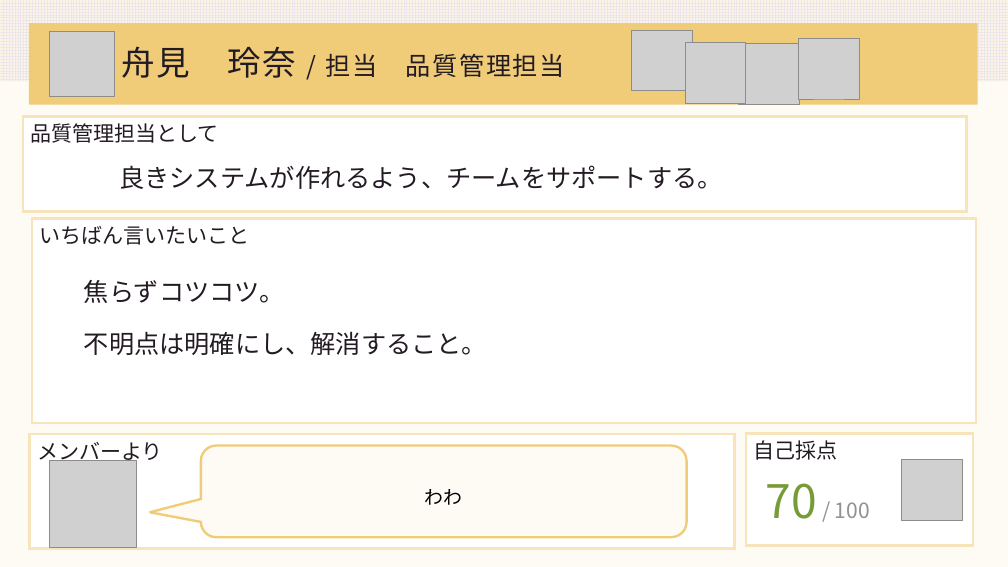
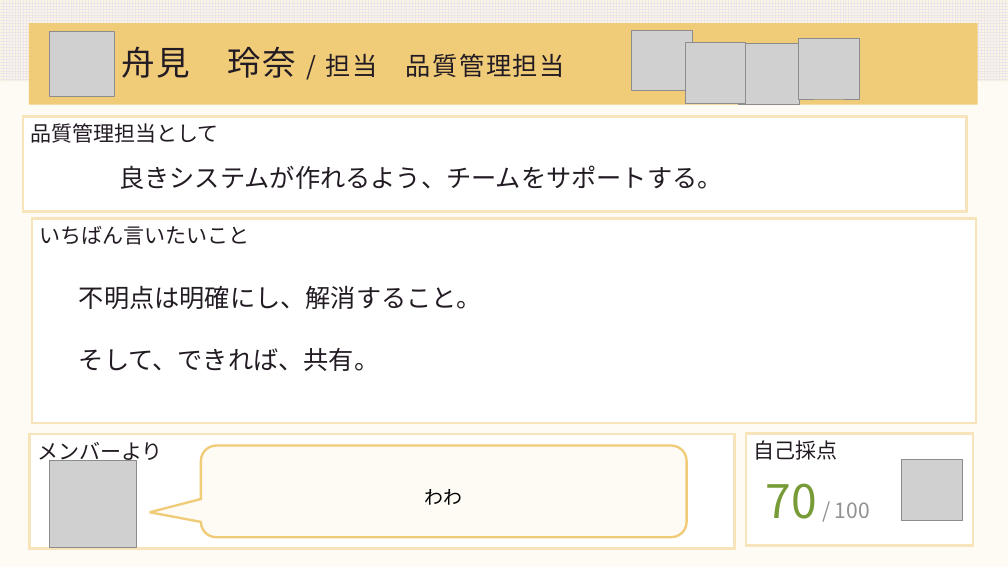
Before and after one commit to DOJO-2021/A-4, a slide deck: slide 1 of documents/worldMap発表資料_舟見玲奈.pptx. Drawn at 1008x567 pixels with LibreOffice and Linux fonts; fonts in the diff are those of the drawing; grey boxes stand for pictures. Boxes give left, top, right and bottom in pixels: in the first picture for what was removed or moved away, otherwise in the second. Text is boxed around its words. In the diff, an @@ line names an element or a change of style, - is before the commit and + after.

Commit message:
パワポ変更

```diff
--- a/documents/worldMap発表資料_舟見玲奈.pptx
+++ b/documents/worldMap発表資料_舟見玲奈.pptx
@@ text "不明点は明確にし、解消すること。" moved from (x1=84, y1=331, x2=487, y2=355) to (x1=79, y1=285, x2=482, y2=309) @@
@@ text at (x1=79, y1=348, x2=379, y2=371): text changed @@
-焦らずコツコツ。
+そして、できれば、共有。
```
